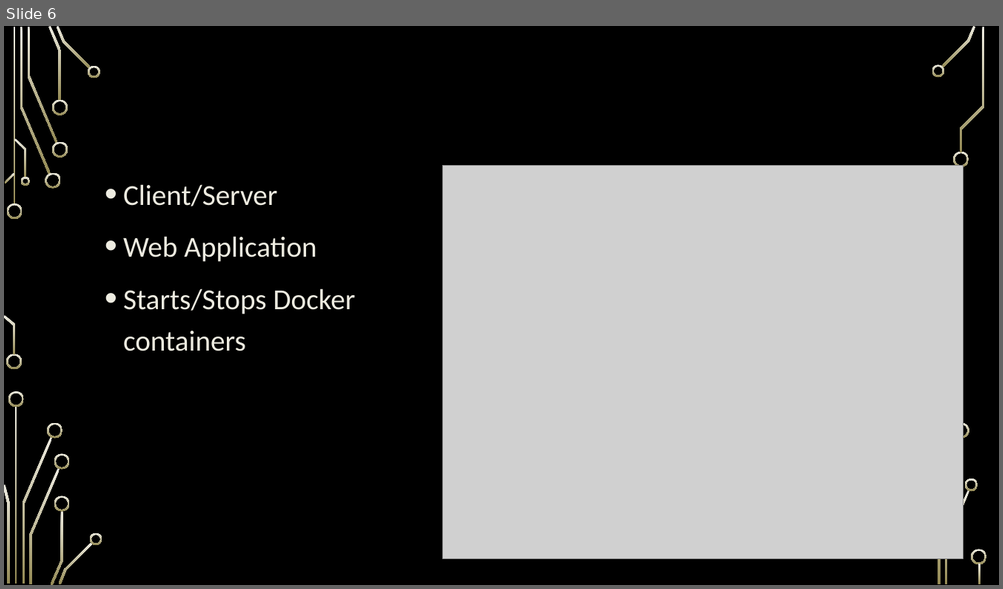
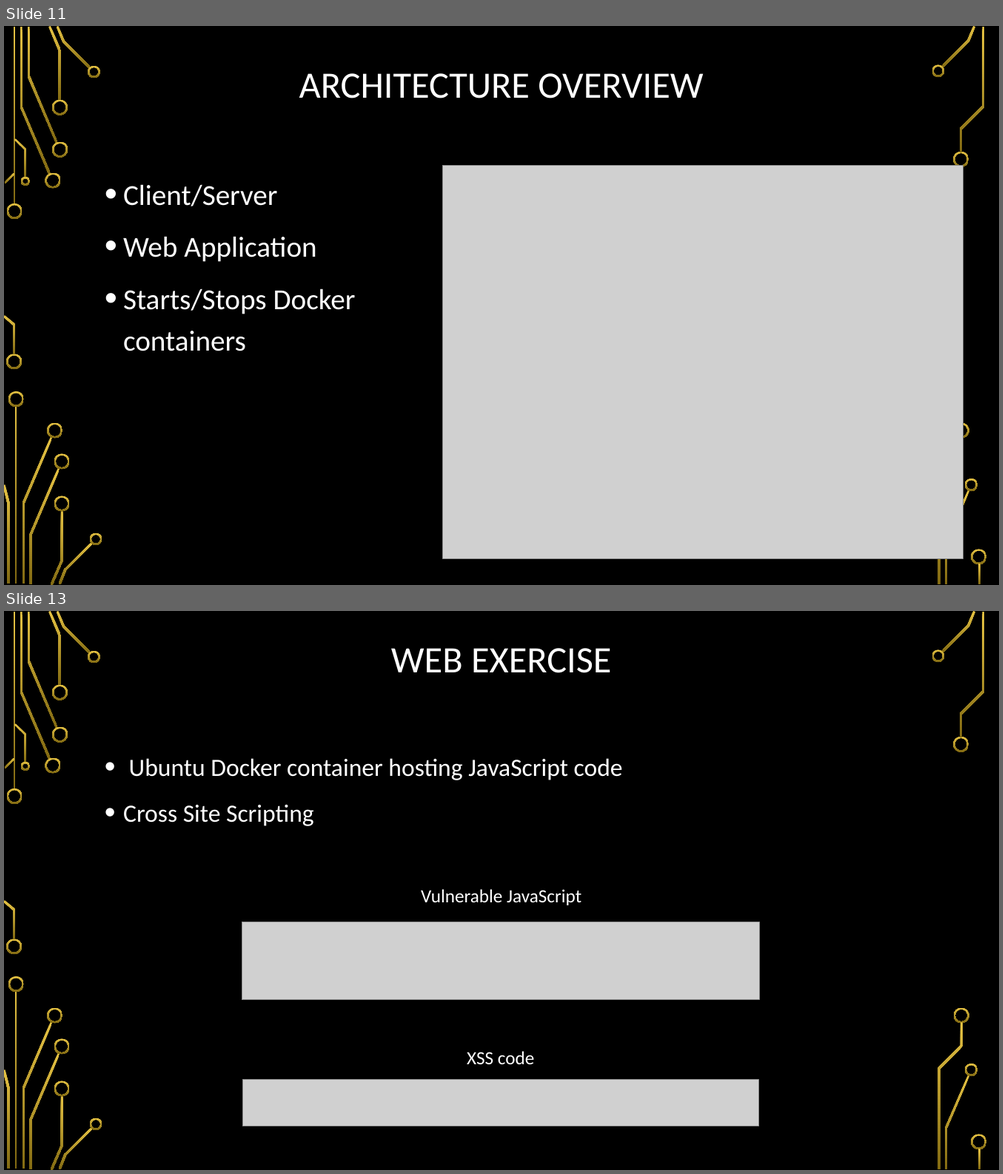
Before and after one commit to so87/Security-Lab-Manager, a slide deck: documentation/presentation.pptx. Shown one above the other, each under a label of ours: slide 6 before the commit, slides 11 and 13 after it; the slides between them are not shown. The pictures are 1003x589 and 1003x1174 pixels, drawn with LibreOffice and Linux fonts; fonts in the diff are those of the drawing; grey boxes stand for pictures; background and template pictures are left out. Boxes give left, top, right and bottom in pixels: in the first picture for what was removed or moved away, otherwise in the second. Text is boxed around its words. In the diff, an @@ line names an element or a change of style, - is before the commit and + after.

```diff
--- a/documentation/presentation.pptx
+++ b/documentation/presentation.pptx
@@ slide 13 added at bbox=[4, 611, 999, 1170], background picture (left out); not listed: 36 template elements that a slide beside it also shows @@
@@ title added at bbox=[391, 648, 612, 673], 36 pt, text #FFFFFF @@
+WEB EXERCISE
@@ text added at bbox=[123, 758, 623, 826], 24 pt, text #FFFFFF @@
+• Ubuntu Docker container hosting JavaScript code
+• Cross Site Scripting
@@ text added at bbox=[421, 889, 581, 906], 18 pt, text #FFFFFF @@
+Vulnerable JavaScript
@@ picture added at bbox=[242, 923, 760, 1000] @@
@@ text added at bbox=[466, 1051, 534, 1065], 18 pt, text #FFFFFF @@
+XSS code
@@ picture added at bbox=[243, 1080, 759, 1127] @@
@@ what was slide 6 is now slide 11 @@
@@ slide 11 changed as well @@
@@ fill gradient #EEECE1 to #948A54 to gradient #E5C243 to #826A12 in 36 elements at bbox=[7, 204, 22, 219], bbox=[6, 355, 22, 370], bbox=[20, 27, 51, 175], bbox=[45, 173, 61, 189], bbox=[27, 27, 57, 143], bbox=[48, 26, 62, 101], bbox=[52, 141, 68, 157], bbox=[52, 100, 68, 116], bbox=[57, 26, 91, 69], bbox=[88, 65, 101, 78], bbox=[5, 173, 15, 184], bbox=[4, 315, 15, 355], bbox=[14, 138, 26, 178], bbox=[20, 177, 29, 186], bbox=[15, 406, 17, 585], bbox=[22, 437, 52, 584], bbox=[8, 392, 24, 407], bbox=[4, 485, 9, 584], bbox=[47, 423, 63, 439], bbox=[29, 469, 60, 585], bbox=[51, 511, 63, 585], bbox=[54, 454, 70, 470], bbox=[54, 496, 70, 511], bbox=[59, 543, 93, 585], bbox=[90, 534, 102, 545], bbox=[941, 26, 976, 67], bbox=[931, 64, 944, 78], bbox=[953, 151, 969, 167], bbox=[945, 491, 970, 585], bbox=[965, 479, 978, 491], bbox=[960, 27, 984, 153], bbox=[954, 423, 970, 439], bbox=[937, 438, 963, 585], bbox=[971, 550, 987, 565], bbox=[979, 564, 981, 585], bbox=[13, 27, 15, 205] @@
@@ title "ARCHITECTURE OVERVIEW": place and size @@
-title "ARCHITECTURE OVERVIEW" at bbox=[97, 69, 905, 190]
+title "ARCHITECTURE OVERVIEW" at bbox=[299, 73, 703, 99]
@@ title "ARCHITECTURE OVERVIEW" at bbox=[299, 73, 703, 99]: text colour #000000 to #FFFFFF @@
@@ text "Client/Server" at bbox=[123, 184, 356, 352]: text colour #EEECE1 to #FFFFFF @@
```
Also in this commit, not shown: 11 other slides changed, 5 other slides added, 8 other files.
